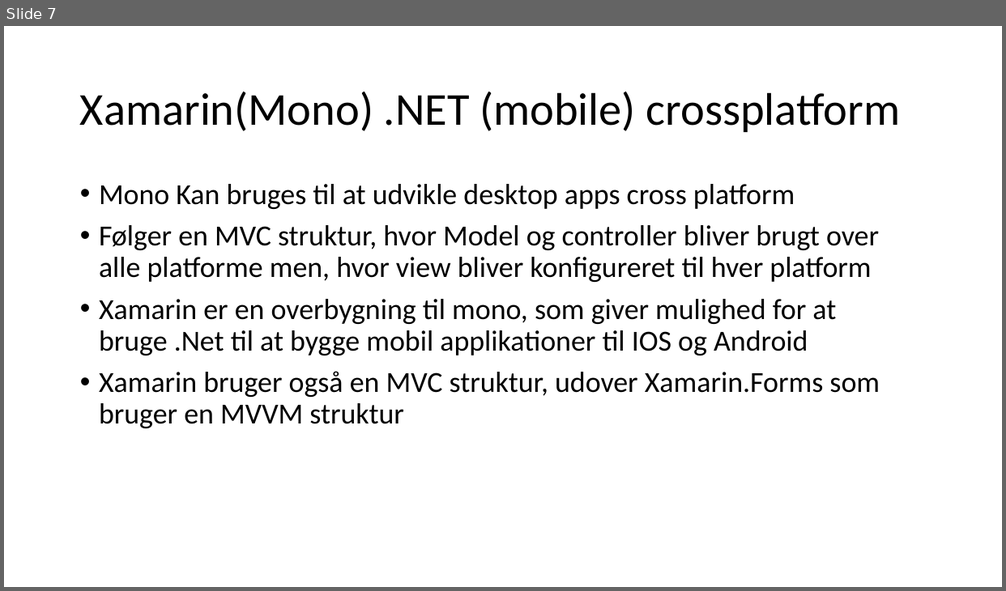
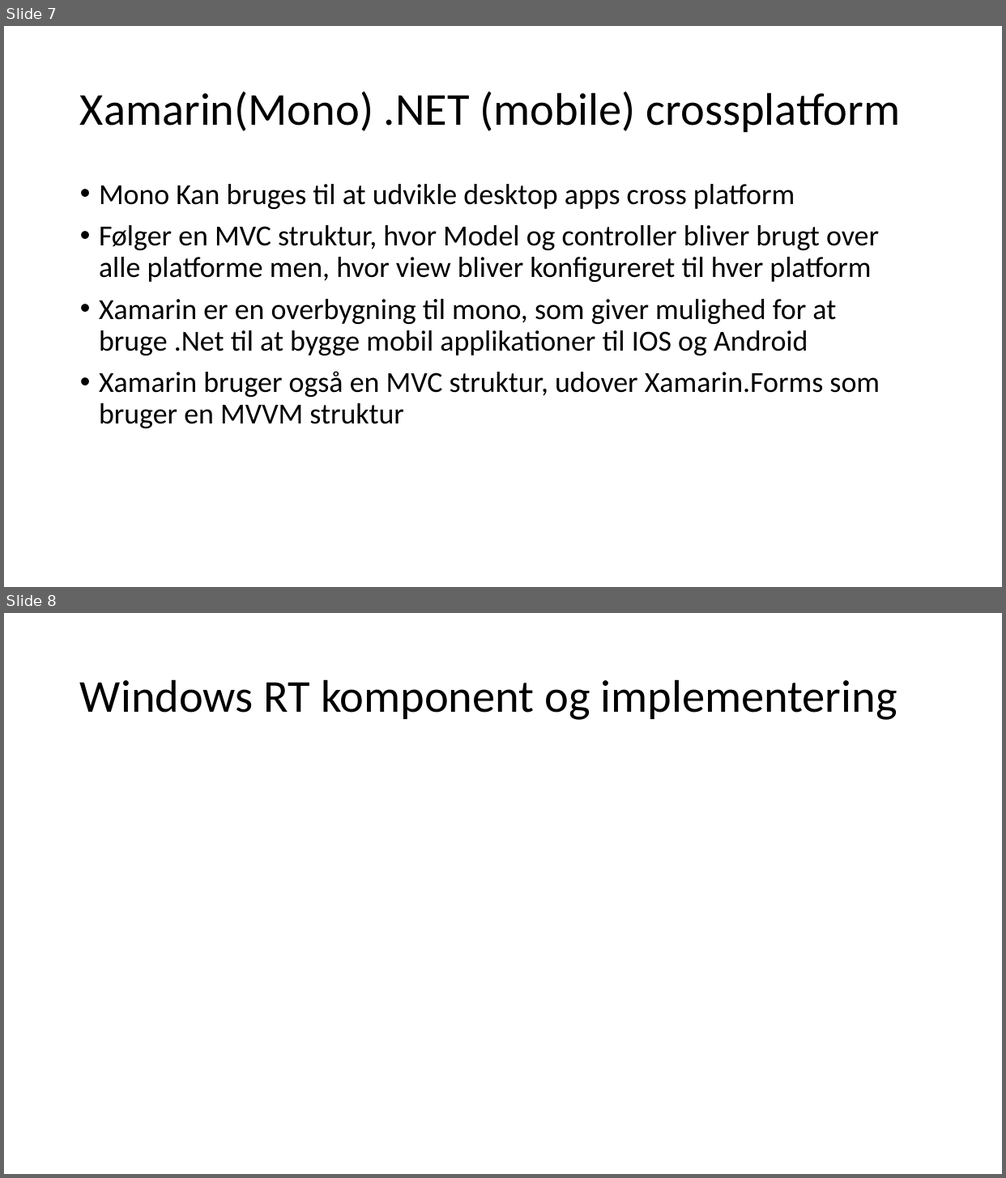
Before and after one commit to AbdulBarakeh/KPU, a slide deck: NEW KPU/KPU/DEM JEG KAN/MÅSKE/Spørgsmål 7CrossPlatform.pptx. Shown one above the other, each under a label of ours: slide 7 before the commit, slides 7 and 8 after it. The pictures are 1006x591 and 1006x1178 pixels, drawn with LibreOffice and Linux fonts; fonts in the diff are those of the drawing. Boxes give left, top, right and bottom in pixels: in the first picture for what was removed or moved away, otherwise in the second. Text is boxed around its words. In the diff, an @@ line names an element or a change of style, - is before the commit and + after.

```diff
--- a/NEW KPU/KPU/DEM JEG KAN/MÅSKE/Spørgsmål 7CrossPlatform.pptx
+++ b/NEW KPU/KPU/DEM JEG KAN/MÅSKE/Spørgsmål 7CrossPlatform.pptx
@@ slide 8 added at (4,613,1002,1174), background #FFFFFF @@
@@ title added at (80,679,897,720), 44 pt, text #000000 @@
+Windows RT komponent og implementering
```
Also in this commit, not shown: 1 slide changed, 1 other slide added, 1 other file.
